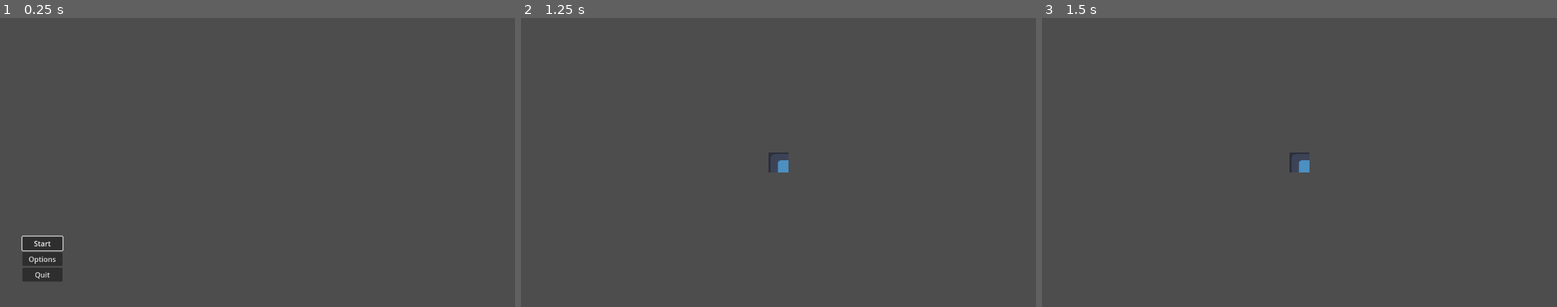
Above: before the commit, frames 1-3 (left to right).
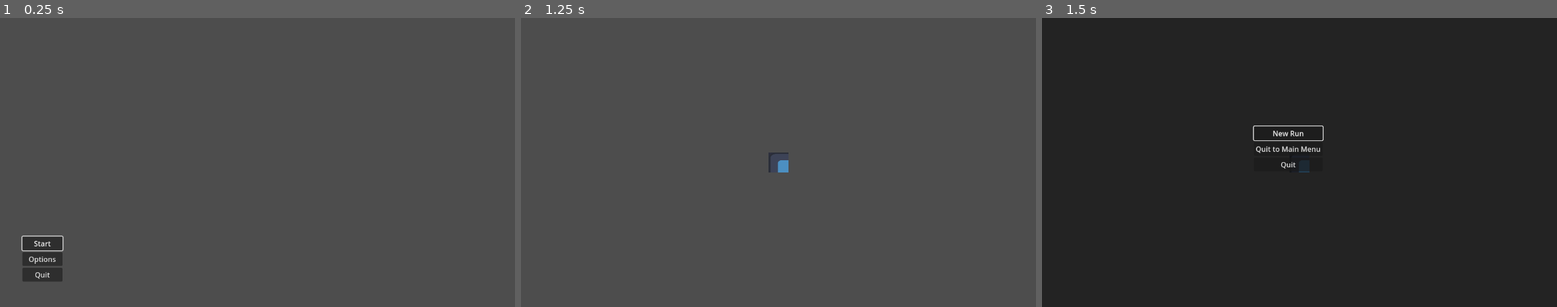
Above: after the commit, the same moments.

Repository: karstenpedersen/robo-blocks
Game: Godot game, scene res://src/scenes/menus/main_menu.tscn
Same seed, same stepped clock (60 frames per second), same inputs: the game is played once before the commit and once after it. The project has no main scene, so this scene is started directly. The engine's default icon, where the game draws it, is replaced by a stand-in: a white triangle on a blue panel in a dark square.
Inputs (mouse positions are in pixels of both pictures, inside the frame that each line leads up to):
- Up to frame 1 (0.25 s): no input
- Up to frame 2 (1.25 s): click "Start" at 0.5 s
- Up to frame 3 (1.5 s): tap Enter at 1.25 s; move the mouse to (1412, 148) at 1.27 s; hold D (move_right) from 1.28 s (still down); tap V (death, bound only after the commit) at 1.35 s

Frames 1-2 are identical in both runs. In frame 3, 100% of the frame differs, in the area x 0-100%, y 0-100%.

Commit message:
Added Escape for Pausing and V for Death

Diff:
--- a/project.godot
+++ b/project.godot
@@ -50,6 +50,16 @@
 "events": [Object(InputEventKey,"resource_local_to_scene":false,"resource_name":"","device":-1,"window_id":0,"alt_press …(195 unchanged characters)…
 ]
 }
+pause={
+"deadzone": 0.5,
+"events": [Object(InputEventKey,"resource_local_to_scene":false,"resource_name":"","device":-1,"window_id":0,"alt_pressed":false,"shift_pressed":false,"ctrl_pressed":false,"meta_pressed":false,"pressed":false,"keycode":0,"physical_keycode":4194305,"key_label":0,"unicode":0,"location":0,"echo":false,"script":null)
+]
+}
+death={
+"deadzone": 0.5,
+"events": [Object(InputEventKey,"resource_local_to_scene":false,"resource_name":"","device":-1,"window_id":0,"alt_pressed":false,"shift_pressed":false,"ctrl_pressed":false,"meta_pressed":false,"pressed":false,"keycode":0,"physical_keycode":86,"key_label":0,"unicode":118,"location":0,"echo":false,"script":null)
+]
+}
 
 [rendering]
 
